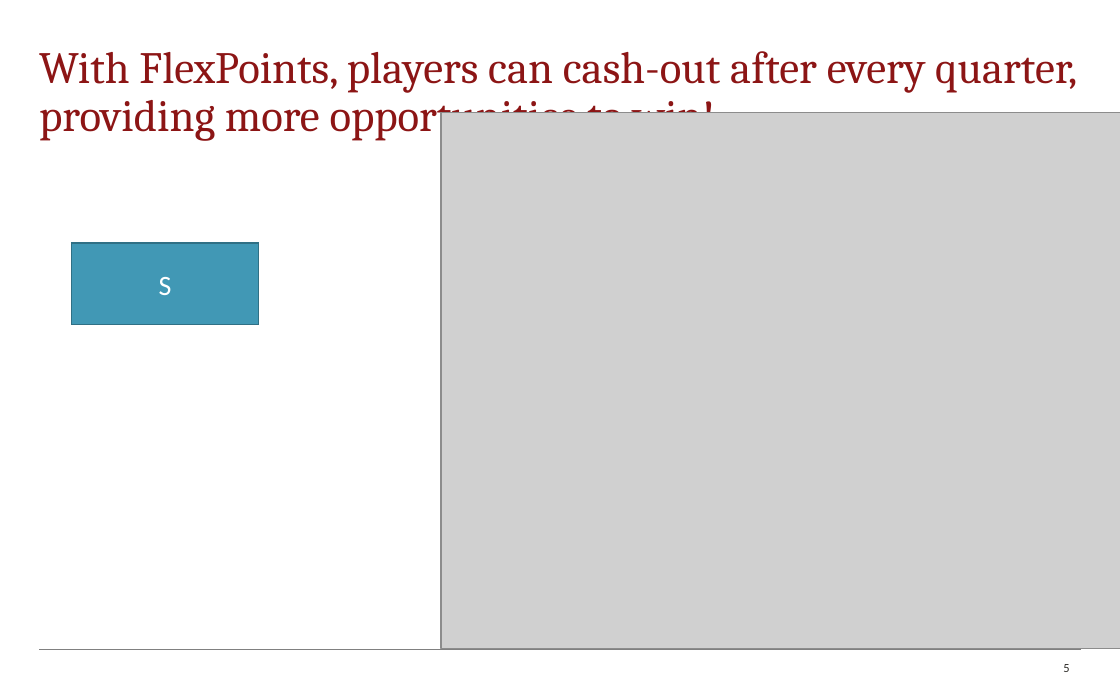
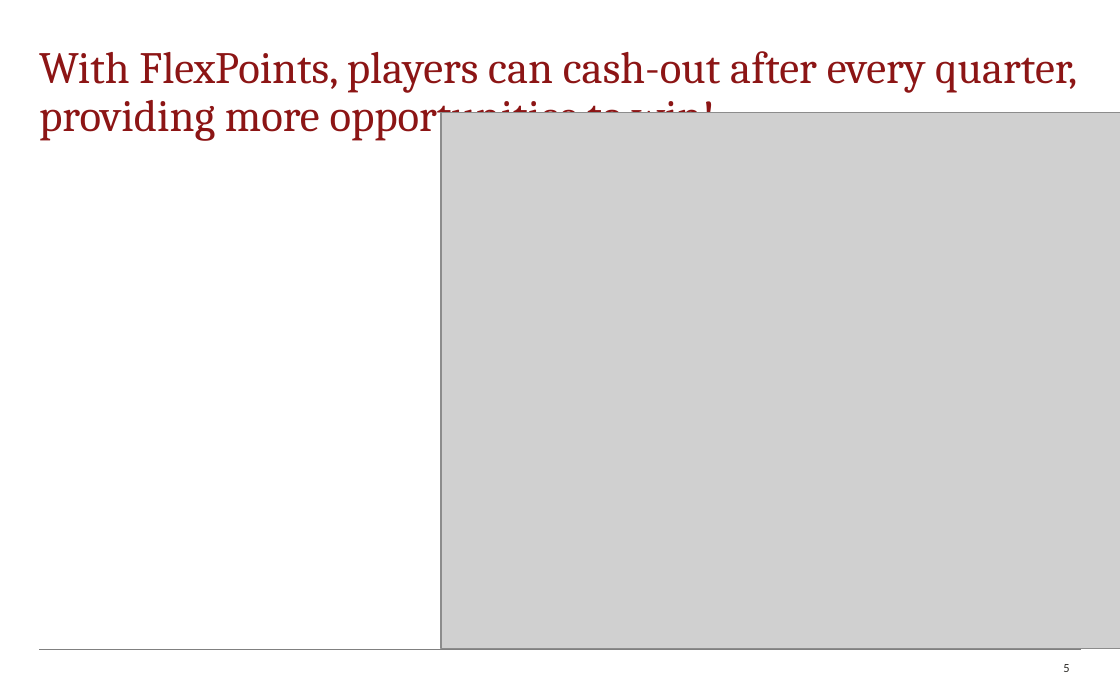
Before and after one commit to 161siegels/CME-241-Project, a slide deck: slide 5 of Second_Draft.pptx. Drawn at 1120x700 pixels with LibreOffice and Linux fonts; fonts in the diff are those of the drawing; grey boxes stand for pictures; background and template pictures are left out. Boxes give left, top, right and bottom in pixels: in the first picture for what was removed or moved away, otherwise in the second. Text is boxed around its words. In the diff, an @@ line names an element or a change of style, - is before the commit and + after.

```diff
--- a/Second_Draft.pptx
+++ b/Second_Draft.pptx
@@ rectangle removed at <box>72,243,259,325</box> @@
-S
```
Also in this commit, not shown: 1 other slide changed.
